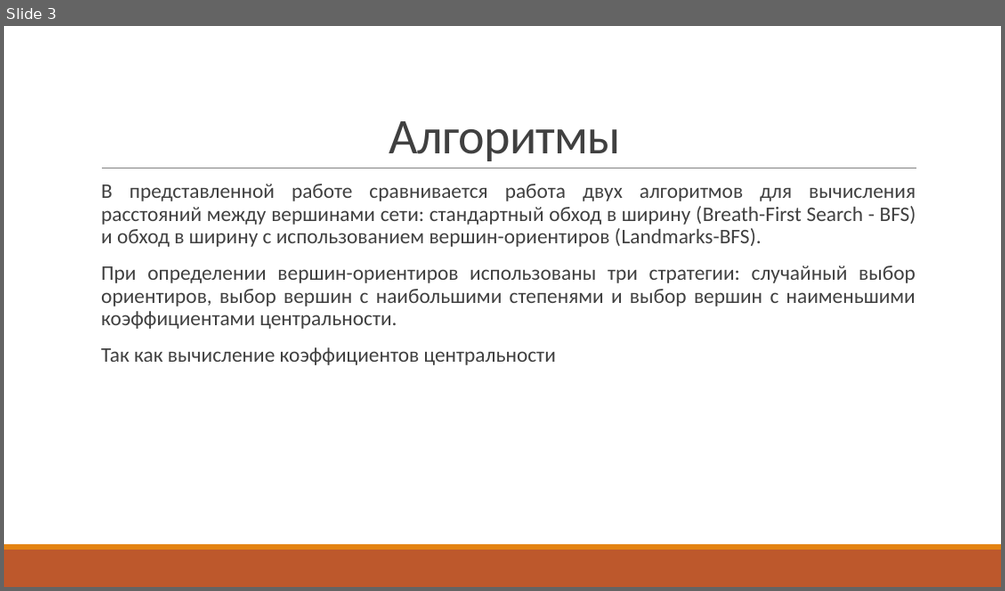
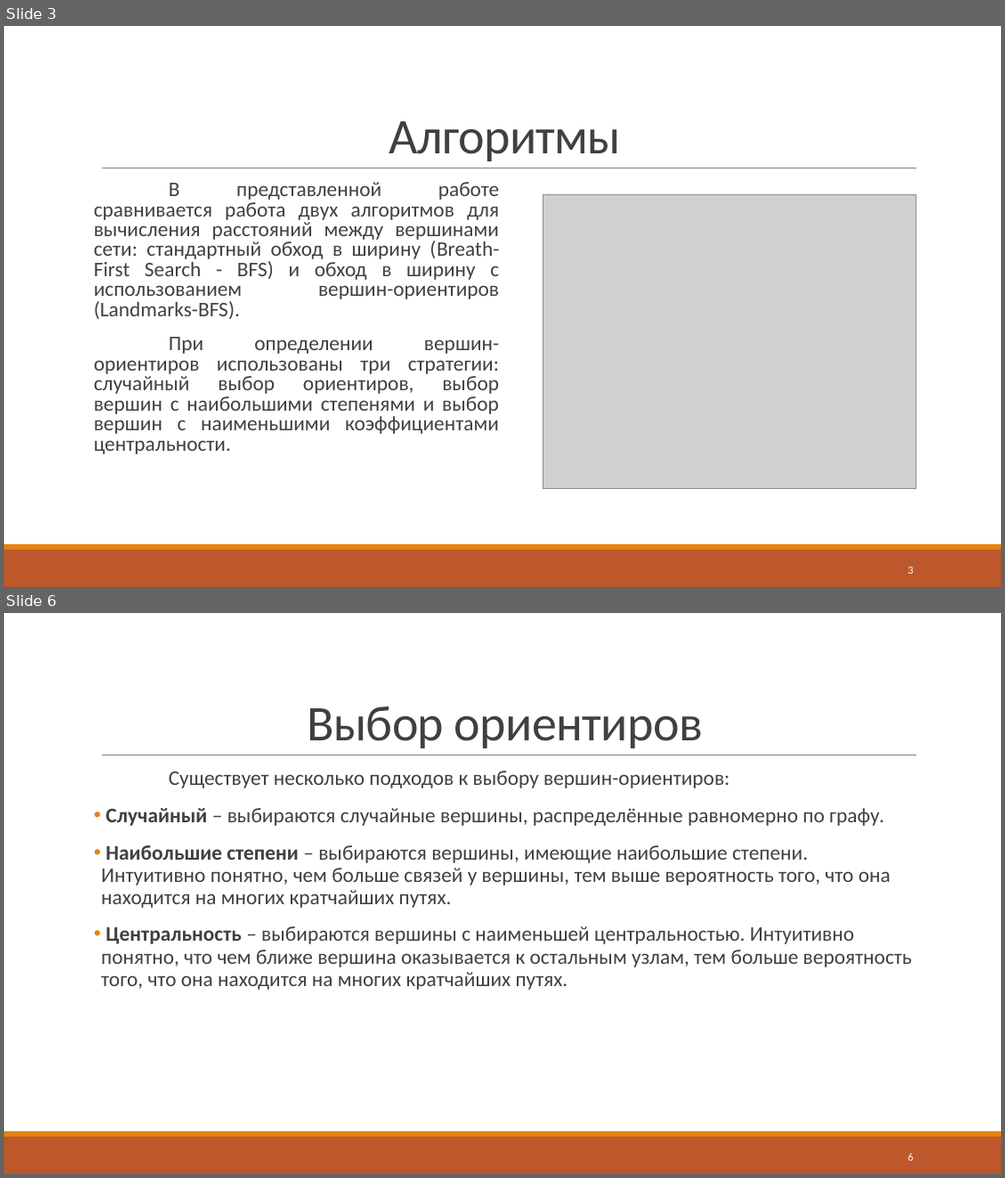
Before and after one commit to DaniilDDDDD/Student-life, a slide deck: 6семестр/Теория конечных графов/Отчёт по проекту.pptx. Shown one above the other, each under a label of ours: slide 3 before the commit, slides 3 and 6 after it; the slides between them are not shown. The pictures are 1005x591 and 1005x1178 pixels, drawn with LibreOffice and Linux fonts; fonts in the diff are those of the drawing; grey boxes stand for pictures. Boxes give left, top, right and bottom in pixels: in the first picture for what was removed or moved away, otherwise in the second. Text is boxed around its words. In the diff, an @@ line names an element or a change of style, - is before the commit and + after.

```diff
--- a/6семестр/Теория конечных графов/Отчёт по проекту.pptx
+++ b/6семестр/Теория конечных графов/Отчёт по проекту.pptx
@@ slide 6 added at [4, 613, 1001, 1174], background #FFFFFF; not listed: 3 template elements that a slide beside it also shows @@
@@ title added at [307, 706, 703, 748], 48 pt, text #404040 @@
+Выбор ориентиров
@@ text added at [101, 771, 912, 989], 20 pt, text #404040 @@
+Существует несколько подходов к выбору вершин-ориентиров:
+• Случайный – выбираются случайные вершины, распределённые равномерно по графу.
+• Наибольшие степени – выбираются вершины, имеющие наибольшие степени. Интуитивно понятно, чем больше связей у вершины, тем выше вероятность того, что она находится на многих кратчайших путях.
+• Центральность – выбираются вершины с наименьшей центральностью. Интуитивно понятно, что чем ближе вершина оказывается к остальным узлам, тем больше вероятность того, что она находится на многих кратчайших путях.
@@ page number added at [907, 1152, 913, 1160], 10.5 pt, text #FFFFFF @@
+6
@@ slide 3 changed as well @@
@@ text "В представленной работе сравнивается работа ..." at [94, 182, 500, 454]: bullet   to none; line spacing 0.9 to 0.8 @@
@@ picture added at [543, 194, 916, 488] @@
@@ text at [101, 347, 556, 365]: paragraph removed @@
-  Так как вычисление коэффициентов центральности
@@ page number added at [907, 566, 913, 573], 10.5 pt, text #FFFFFF @@
+3
```
Also in this commit, not shown: 2 other slides changed, 6 other slides added, 17 other files.
